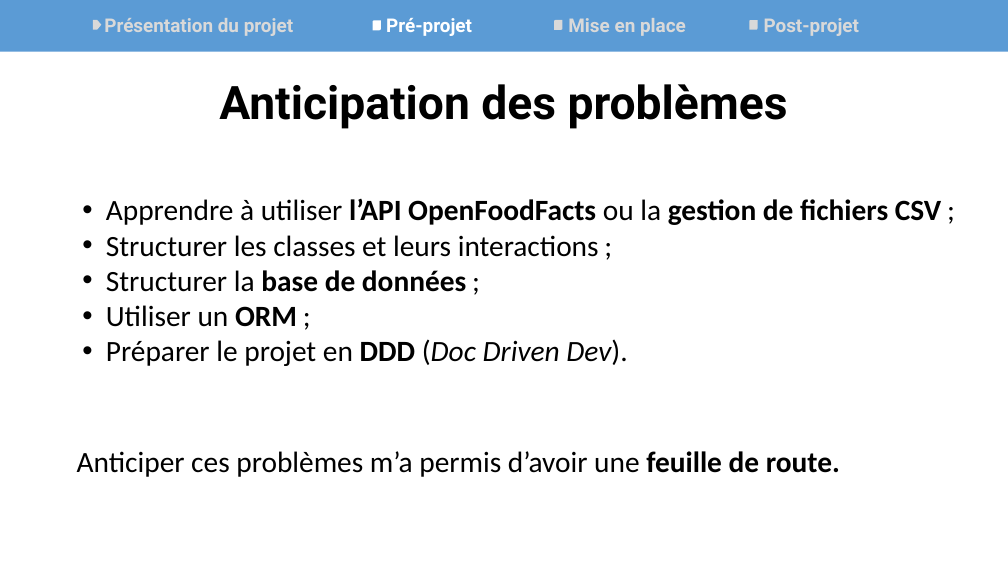
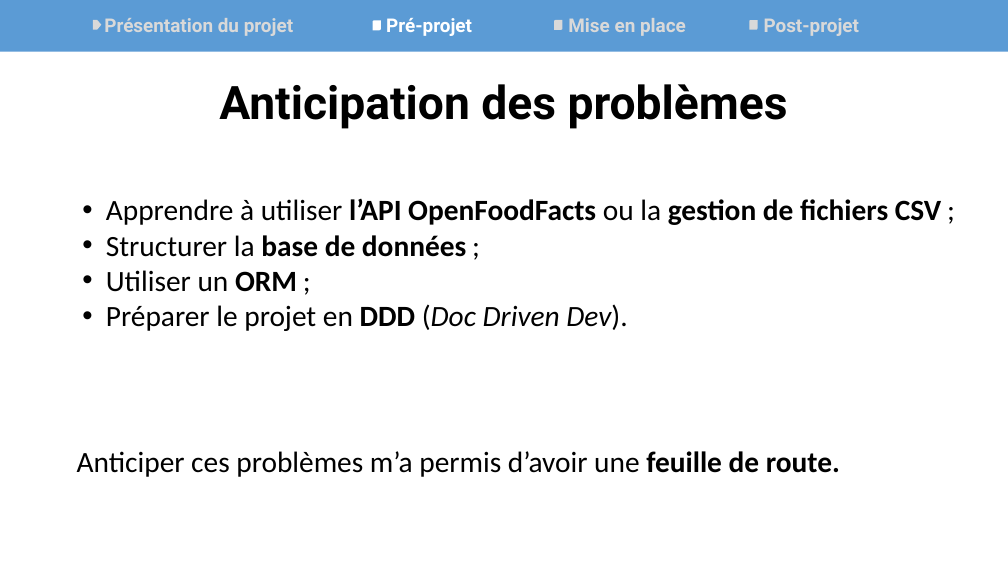
Before and after one commit to Synkied/OC_Projet-5, a slide deck: slide 5 of doc/livrables/Projet5_OpenFoodFacts_Oral.pptx. Drawn at 1008x567 pixels with LibreOffice and Linux fonts; fonts in the diff are those of the drawing. Boxes give left, top, right and bottom in pixels: in the first picture for what was removed or moved away, otherwise in the second. Text is boxed around its words. In the diff, an @@ line names an element or a change of style, - is before the commit and + after.

```diff
--- a/doc/livrables/Projet5_OpenFoodFacts_Oral.pptx
+++ b/doc/livrables/Projet5_OpenFoodFacts_Oral.pptx
@@ text at [106, 235, 599, 257]: paragraph removed @@
-• Structurer les classes et leurs interactions ;
```
Also in this commit, not shown: 2 other slides changed, 3 other files.
